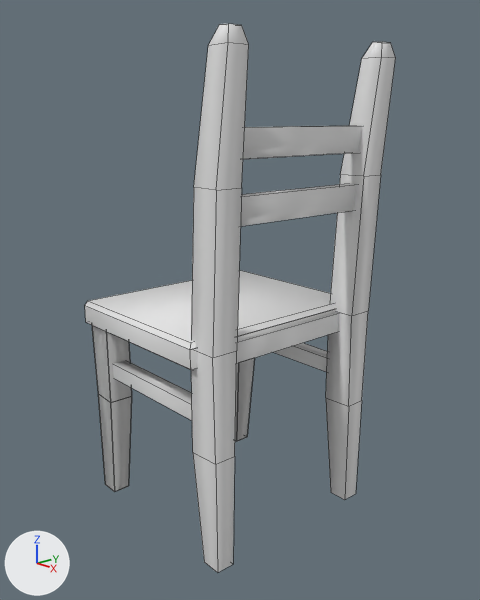
What one commit did to the Blender file assets/Models/chair.blend.
Before and after are seen from a 50 mm lens placed at (5.6, -4.75, 4.5), pointed at (0.18, 0.03, 2.5). Every picture has the same lights, and +X, +Y and +Z are marked at lower left. Mesh edges are drawn as thin lines.
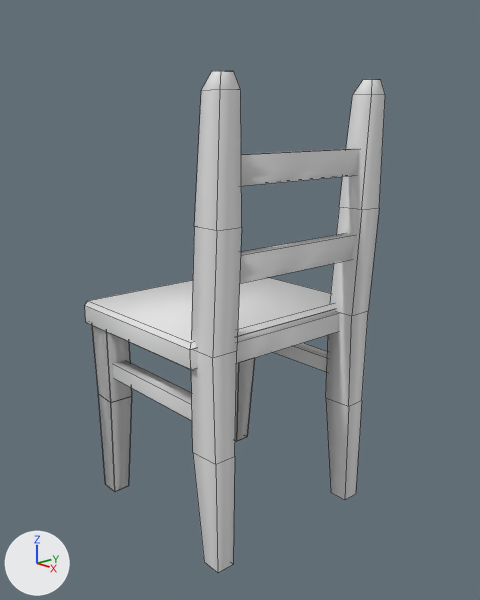
Commit message: Chair adjustments

Patch to the scene script:
```diff
--- a/assets/Models/chair.blend.py
+++ b/assets/Models/chair.blend.py
@@ me_cube_001 @@
 me_cube_001.from_pydata(...)  # 289 vertices, 238 faces; spans x -16.1..2.4, y -18.3..1.9, z 0.0..4.5
 # used by ob_cube; location = (1.02, 0.97, 0.0); scale = (0.132, 0.119, 1.15)
+# me_cube_001 part 1: the loose piece of 8 vertices spanning x -0.6..0.6, y -16.7..0.1, z 3.1..3.3 is moved by (0.0, 0.0, -0.5)
+# me_cube_001 part 2: the loose piece of 8 vertices spanning x -0.2..0.8, y -16.7..0.1, z 3.6..3.8 is moved by (-0.2, 0.0, -0.2)
+# me_cube_001 part 3: all 8 vertices in x 0.5..2.4, y -17.4..-15.6, z 4.4..4.5 are moved by (-0.8, 0.0, -0.3)
+# me_cube_001 part 4: all 4 vertices in x -1.1..1.4, y -17.6..-15.3, z 3.4 are moved by (0.0, 0.0, -0.3)
+# me_cube_001 part 5: all 8 vertices in x 0.3..2.3, y -0.7..1.1, z 4.4..4.5 are moved by (-0.8, 0.0, -0.3)
+# me_cube_001 part 6: all 4 vertices in x -1.2..1.3, y -0.9..1.4, z 3.4 are moved by (0.0, 0.0, -0.3)
```

Location of each change, [x1, y1, x2, y2] in pixels of the pictures (480 x 600 px; the box of a moved part takes in the faces that stretch with it):
'Cube', reshaped (9% shorter)
    before: [85, 24, 395, 572]
    after: [85, 71, 385, 572]
part 1 of me_cube_001, moved or reshaped
    before: [241, 184, 357, 226]
    after: [240, 233, 354, 283]
part 2 of me_cube_001, moved or reshaped
    before: [243, 125, 362, 159]
    after: [241, 149, 360, 186]
part 3 of me_cube_001, moved or reshaped
    before: [209, 24, 248, 45]
    after: [202, 71, 241, 90]
part 4 of me_cube_001, moved or reshaped
    before: [191, 42, 249, 358]
    after: [191, 89, 242, 358]
part 5 of me_cube_001, moved or reshaped
    before: [362, 42, 395, 58]
    after: [353, 79, 385, 95]
part 6 of me_cube_001, moved or reshaped
    before: [330, 57, 395, 316]
    after: [330, 94, 385, 316]
